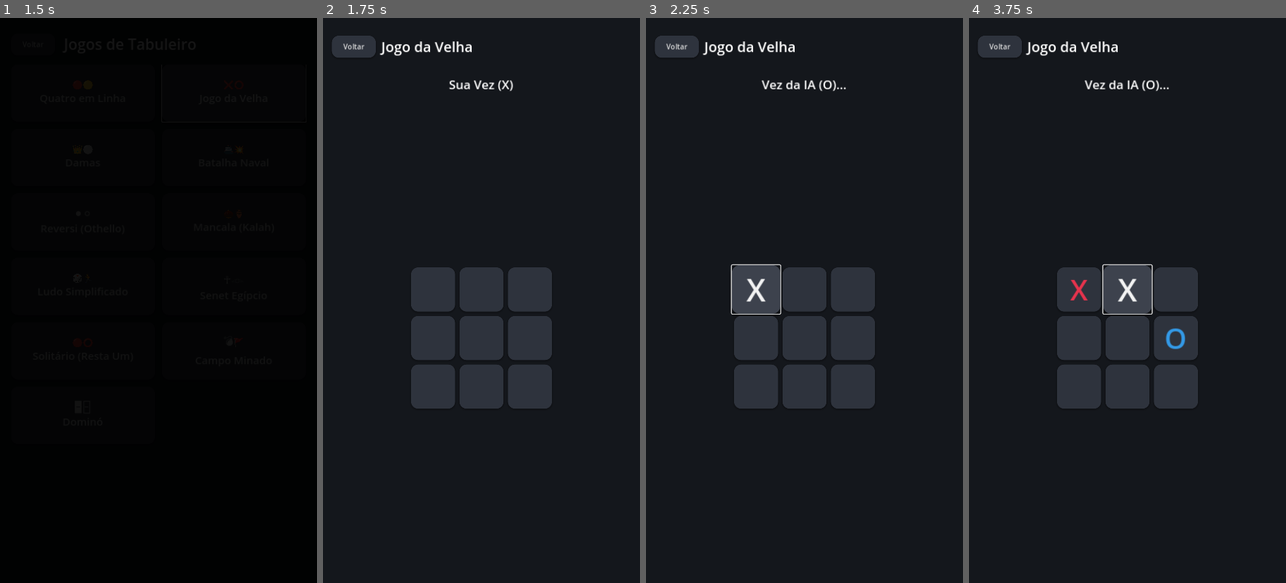
Above: before the commit, frames 1-4 (left to right).
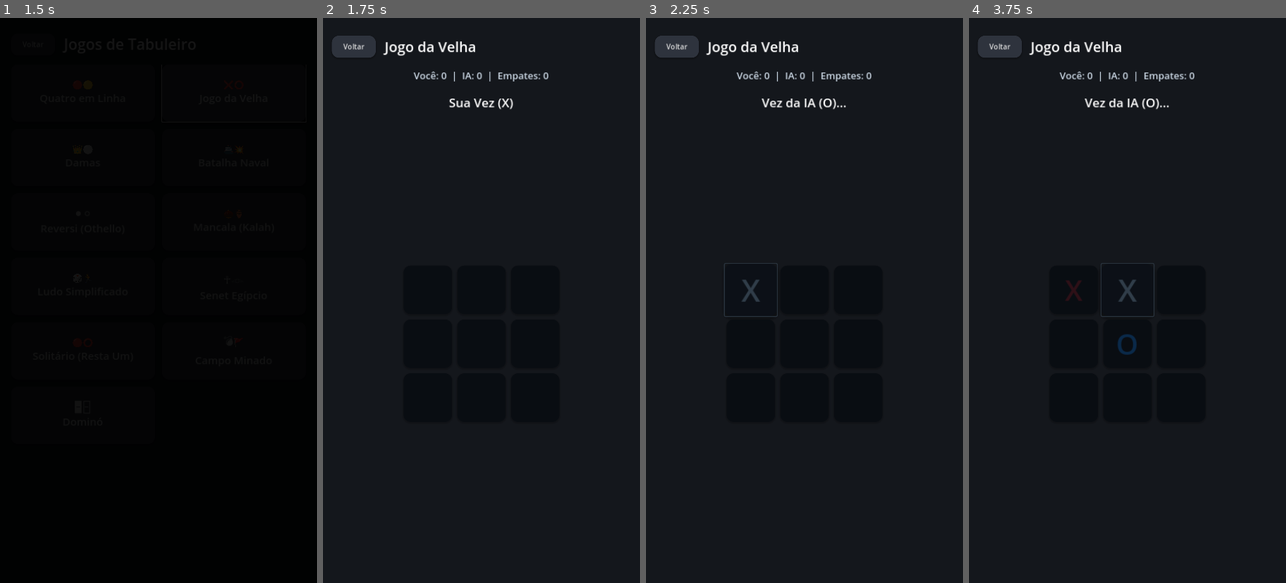
Above: after the commit, the same moments.

Repository: ricasolucoes/PlayTable
Game: Godot game, scene res://core/telas/MainMenu.tscn
The game is run twice, just before and just after one commit, with the same random seed, the same clock (stepped at 60 frames per second) and the same inputs.
Inputs (mouse positions are in pixels of both pictures, inside the frame that each line leads up to):
- Up to frame 1 (1.5 s): click "🎲 Tabuleiro (11)" at 0.5 s; click "❌⭕ Jogo da Velha" at 1.25 s
- Up to frame 2 (1.75 s): no input
- Up to frame 3 (2.25 s): click (756, 289) at 2.02 s
- Up to frame 4 (3.75 s): click "X" at 2.75 s; click (1127, 289) at 3.52 s

Frame 1 is identical in both runs. In frame 2, 11% of the frame differs, in the area x 17-73%, y 4-70%; in frame 3, 11%; in frame 4, 11%.

Commit message:
feat(jogo_da_velha): add sound effects, victory line animations and theme polish

Diff:
--- a/games/jogo_da_velha/TicTacToeGame.gd
+++ b/games/jogo_da_velha/TicTacToeGame.gd
@@ -1,72 +1,134 @@
 extends Control
 
-var board = [0,0,0, 0,0,0, 0,0,0]
+var board = [0, 0, 0,  0, 0, 0,  0, 0, 0]
 var game_over = false
+var is_player_turn = true
+
+var player_wins = 0
+var ai_wins = 0
+var draws = 0
 
 @onready var grid = $VBoxContainer/CenterContainer/Grid
 @onready var status = $VBoxContainer/Status
+@onready var score_label = $VBoxContainer/ScoreLabel
+@onready var btn_restart = $VBoxContainer/BtnRestart
+
+var cell_buttons = []
 
 func _ready():
+	_setup_grid()
+	_start_new_game()
+
+func _setup_grid():
+	for c in grid.get_children(): c.queue_free()
+	cell_buttons.clear()
+
 	for i in range(9):
 		var btn = Button.new()
-		btn.custom_minimum_size = Vector2(100, 100)
+		btn.custom_minimum_size = Vector2(110, 110)
 		btn.add_theme_font_size_override("font_size", 64)
-		btn.pivot_offset = Vector2(50, 50)
+		btn.pivot_offset = Vector2(55, 55)
 		btn.pressed.connect(_on_cell_pressed.bind(i, btn))
 		grid.add_child(btn)
+		cell_buttons.append(btn)
+
+func _start_new_game():
+	board = [0, 0, 0,  0, 0, 0,  0, 0, 0]
+	game_over = false
+	is_player_turn = true
+	btn_restart.hide()
+	status.text = "Sua Vez (X)"
+	_update_score_ui()
+
+	for btn in cell_buttons:
+		btn.text = ""
+		btn.self_modulate = Color(0.2, 0.25, 0.3)
+
+func _update_score_ui():
+	score_label.text = "Você: %d  |  IA: %d  |  Empates: %d" % [player_wins, ai_wins, draws]
 
 func _animate_move(btn: Button, text: String, color: Color):
 	btn.text = text
 	btn.add_theme_color_override("font_color", color)
 	var tween = get_tree().create_tween()
 	btn.scale = Vector2(0.5, 0.5)
-	tween.tween_property(btn, "scale", Vector2(1.2, 1.2), 0.1).set_trans(Tween.TRANS_SINE)
+	tween.tween_property(btn, "scale", Vector2(1.15, 1.15), 0.1).set_trans(Tween.TRANS_SINE)
 	tween.tween_property(btn, "scale", Vector2(1.0, 1.0), 0.1).set_trans(Tween.TRANS_SINE)
 
 func _on_cell_pressed(idx: int, btn: Button):
-	if game_over or board[idx] != 0: return
+	if game_over or not is_player_turn or board[idx] != 0: return
 
 	# Player move
 	board[idx] = 1
-	_animate_move(btn, "X", Color(0.9, 0.2, 0.3))
+	_animate_move(btn, "X", Color(0.9, 0.25, 0.3))
 
 	if _check_win(1):
-		_end_game("Você Venceu!")
+		player_wins += 1
+		_end_game("🏆 Você Venceu!")
 		return
 	if _is_draw():
-		_end_game("Empate!")
+		draws += 1
+		_end_game("🤝 Empate!")
 		return
 
 	status.text = "Vez da IA (O)..."
-	game_over = true # Lock while AI thinks
+	is_player_turn = false
 	await get_tree().create_timer(0.4).timeout
-	game_over = false
 
-	# AI move
+	# AI move with Minimax
+	var ai_move = _get_best_ai_move()
+	if ai_move != -1:
+		board[ai_move] = 2
+		_animate_move(cell_buttons[ai_move], "O", Color(0.2, 0.65, 0.95))
+
+		if _check_win(2):
+			ai_wins += 1
+			_end_game("IA Venceu!")
+			return
+		if _is_draw():
+			draws += 1
+			_end_game("🤝 Empate!")
+			return
+
+	is_player_turn = true
+	status.text = "Sua Vez (X)"
+
+func _get_best_ai_move() -> int:
+	# 1. Check if AI can win in 1 move
+	for i in range(9):
+		if board[i] == 0:
+			board[i] = 2
+			if _check_win(2):
+				board[i] = 0
+				return i
+			board[i] = 0
+
+	# 2. Block player immediate win
+	for i in range(9):
+		if board[i] == 0:
+			board[i] = 1
+			if _check_win(1):
+				board[i] = 0
+				return i
+			board[i] = 0
+
+	# 3. Take Center
+	if board[4] == 0: return 4
+
+	# 4. Take corners or edges
 	var empty = []
 	for i in range(9):
 		if board[i] == 0: empty.append(i)
-
 	if empty.size() > 0:
 		empty.shuffle()
-		var ai_move = empty[0]
-		board[ai_move] = 2
-		_animate_move(grid.get_child(ai_move), "O", Color(0.2, 0.6, 0.9))
-
-		if _check_win(2):
-			_end_game("IA Venceu!")
-			return
-		if _is_draw():
-			_end_game("Empate!")
-			return
-
-	status.text = "Sua Vez (X)"
+		return empty[0]
+	return -1
 
 func _check_win(p: int) -> bool:
 	var wins = [
-		[0,1,2], [3,4,5], [6,7,8], # rows
-		[0,3,6], [1,4,7], [2,5,8], # cols
-		[0,4,8], [2,4,6]           # diags
+		[0, 1, 2], [3, 4, 5], [6, 7, 8],
+		[0, 3, 6], [1, 4, 7], [2, 5, 8],
+		[0, 4, 8], [2, 4, 6]
 	]
 	for w in wins:
 		if board[w[0]] == p and board[w[1]] == p and board[w[2]] == p:
@@ -81,6 +143,11 @@
 func _end_game(msg: String):
 	game_over = true
 	status.text = msg
+	_update_score_ui()
+	btn_restart.show()
+
+func _on_btn_restart_pressed():
+	_start_new_game()
 
 func _on_btn_back_pressed():
 	SceneManager.goto_scene("res://core/telas/MenuTabuleiro.tscn")
--- a/games/jogo_da_velha/TicTacToeGame.tscn
+++ b/games/jogo_da_velha/TicTacToeGame.tscn
@@ -16,6 +16,8 @@
 anchors_preset = 15
 anchor_right = 1.0
 anchor_bottom = 1.0
+grow_horizontal = 2
+grow_vertical = 2
 color = Color(0.08, 0.09, 0.11, 1)
 
 [node name="VBoxContainer" type="VBoxContainer" parent="."]
@@ -29,10 +31,11 @@
 offset_bottom = -40.0
 grow_horizontal = 2
 grow_vertical = 2
-theme_override_constants/separation = 40
+theme_override_constants/separation = 25
 
 [node name="TopBar" type="HBoxContainer" parent="VBoxContainer"]
 layout_mode = 2
+theme_override_constants/separation = 20
 
 [node name="BtnBack" type="Button" parent="VBoxContainer/TopBar"]
 custom_minimum_size = Vector2(100, 50)
@@ -42,7 +45,14 @@
 [node name="Title" type="Label" parent="VBoxContainer/TopBar"]
 layout_mode = 2
 theme_override_font_sizes/font_size = 32
-text = " Jogo da Velha"
+text = "Jogo da Velha"
+
+[node name="ScoreLabel" type="Label" parent="VBoxContainer"]
+layout_mode = 2
+theme_override_colors/font_color = Color(0.8, 0.85, 0.9, 1)
+theme_override_font_sizes/font_size = 22
+text = "Você: 0 | IA: 0 | Empates: 0"
+horizontal_alignment = 1
 
 [node name="Status" type="Label" parent="VBoxContainer"]
 layout_mode = 2
@@ -56,8 +66,17 @@
 
 [node name="Grid" type="GridContainer" parent="VBoxContainer/CenterContainer"]
 layout_mode = 2
-theme_override_constants/h_separation = 10
-theme_override_constants/v_separation = 10
+theme_override_constants/h_separation = 12
+theme_override_constants/v_separation = 12
 columns = 3
 
+[node name="BtnRestart" type="Button" parent="VBoxContainer"]
+visible = false
+custom_minimum_size = Vector2(240, 55)
+layout_mode = 2
+size_flags_horizontal = 4
+theme_override_font_sizes/font_size = 22
+text = "Jogar Novamente"
+
 [connection signal="pressed" from="VBoxContainer/TopBar/BtnBack" to="." method="_on_btn_back_pressed"]
+[connection signal="pressed" from="VBoxContainer/BtnRestart" to="." method="_on_btn_restart_pressed"]
